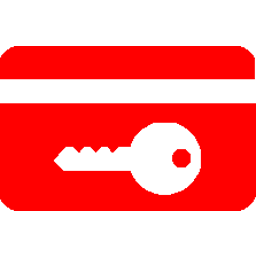
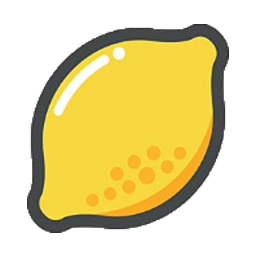
Two versions of the same layered image (256×256). Layer-by-layer changes:
added layer "fruits" above "keycard" over box(27, 24, 229, 233)
hid "keycard" over box(0, 46, 256, 211)
